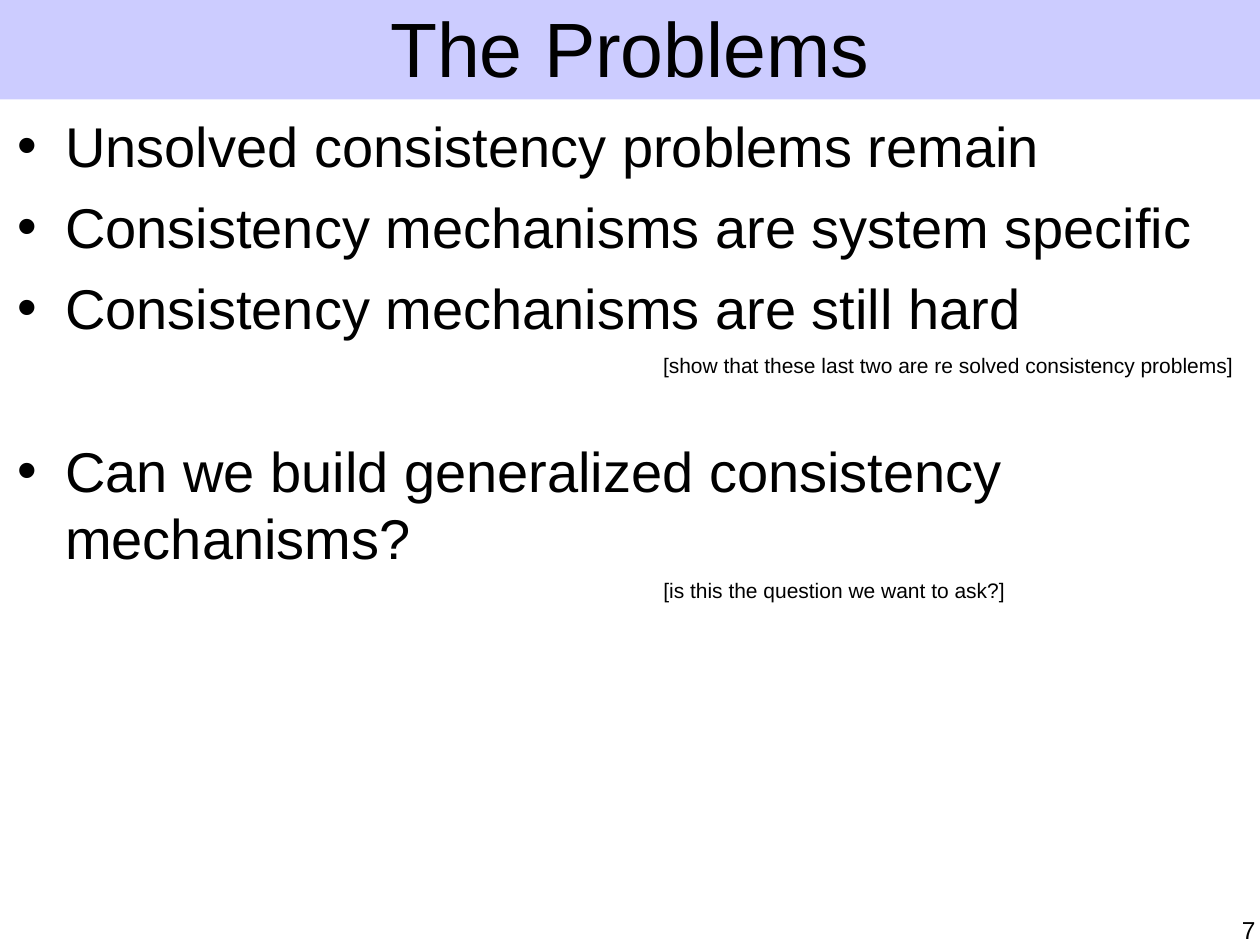
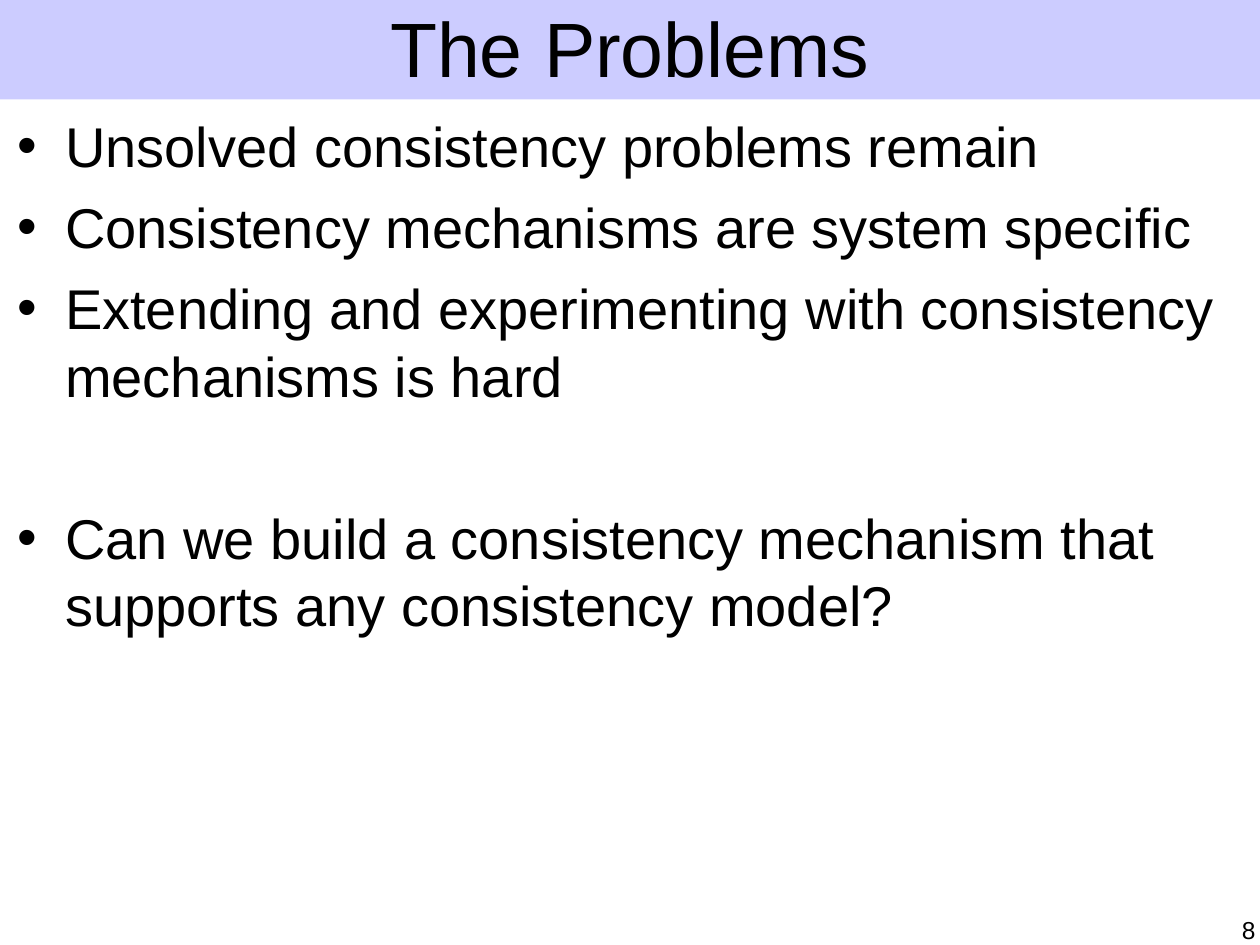
Before and after one commit to ucla-readable/fstitch-doc, a slide deck: slide 8 of sosp/pres.ppt (slide 7 before the commit). Drawn at 1260x945 pixels with LibreOffice and Linux fonts; fonts in the diff are those of the drawing. Boxes give left, top, right and bottom in pixels: in the first picture for what was removed or moved away, otherwise in the second. Text is boxed around its words. In the diff, an @@ line names an element or a change of style, - is before the commit and + after.

```diff
--- a/sosp/pres.ppt
+++ b/sosp/pres.ppt
@@ text at (x1=65, y1=288, x2=1214, y2=637): text changed @@
-• Consistency mechanisms are still hard
-• Can we build generalized consistency mechanisms?
+• Extending and experimenting with consistency mechanisms is hard
+• Can we build a consistency mechanism that supports any consistency model?
@@ text removed at (x1=663, y1=357, x2=1233, y2=378) @@
-[show that these last two are re solved consistency problems]
@@ text removed at (x1=663, y1=582, x2=1005, y2=603) @@
-[is this the question we want to ask?]
@@ page number at (x1=1242, y1=922, x2=1256, y2=940): text changed @@
-7
+8
```
Also in this commit, not shown: 6 other slides changed, 2 slides added, 1 slide removed.
